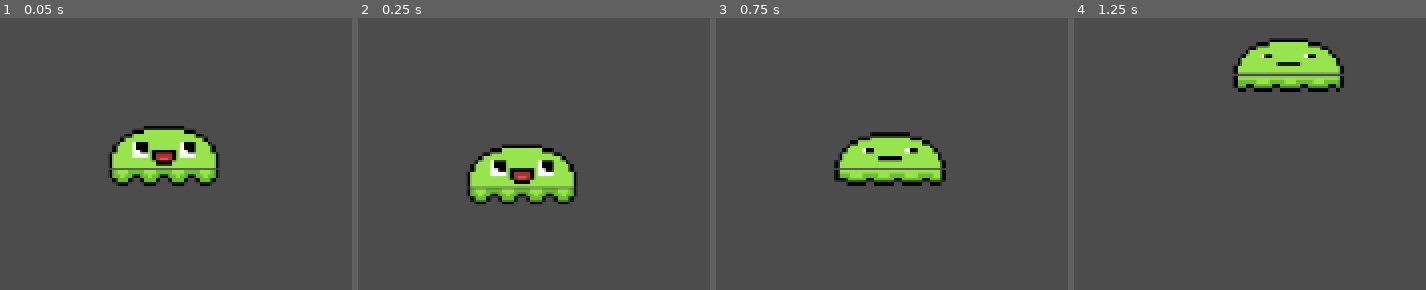
Above: before the commit, frames 1-4 (left to right).
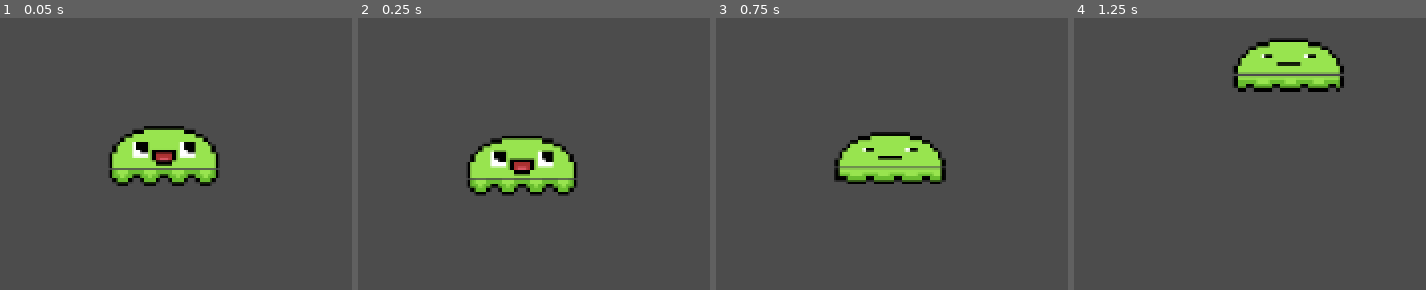
Above: after the commit, the same moments.

Repository: BrooklinJazz/GeweyTheSlime
Game: Godot game, scene res://World.tscn
Two runs of this game, one before a commit and one after it. Both use one fixed random seed, a clock stepped at 60 frames per second and the inputs below.
Inputs:
- Up to frame 1 (0.05 s): no input
- Up to frame 2 (0.25 s): no input
- Up to frame 3 (0.75 s): hold D (right) from 0.53 s (still down); hold Shift (grip) from 0.53 s (still down)
- Up to frame 4 (1.25 s): keep holding D (right); keep holding Shift (grip); tap Space (jump) at 0.77 s

Frame 1 is identical in both runs. In frame 2, 5.3% of the frame differs, in the area x 31-62%, y 43-69%; in frame 3, 1.3%; in frame 4, nothing differs.

Commit message:
added wall direction to player state

Diff:
--- a/Player/StateMachine.gd
+++ b/Player/StateMachine.gd
@@ -134,5 +134,16 @@
 		"on_ceiling": on_ceiling,
 		"on_floor": on_floor,
 		"on_wall": on_wall,
+		"on_wall_left": on_wall and wall_direction() == 'left',
+		"on_wall_right": on_wall and wall_direction() == 'right',
 		"idle": idle
 	}
+
+func wall_direction():
+	for i in range(self.character.get_slide_count()):
+		var collision = self.character.get_slide_collision(i)
+		if collision.normal.x > 0:
+			return "right"
+		elif collision.normal.x < 0:
+			return "left"
+	# return 1
--- a/World.tscn
+++ b/World.tscn
@@ -8,8 +8,8 @@
 [node name="StaticBody2D" type="StaticBody2D" parent="."]
 
 [node name="CollisionPolygon2D" type="CollisionPolygon2D" parent="StaticBody2D"]
-position = Vector2( 0, 27.3904 )
-polygon = PoolVector2Array( -382.147, 228.61, -382.147, 164.61, 254.764, 164.61, 254.764, 228.61, 891.675, 228.61, 891.675, -27.3904, 573.22, -27.3904, 573.22, 164.61, 509.529, 164.61, 509.529, -91.3904, 955.366, -91.3904, 955.366, 292.61, -382.147, 292.61 )
+position = Vector2( 0, 24 )
+polygon = PoolVector2Array( -382.147, 228.61, -382.147, 164.61, 175.151, 168, 254.764, 164.61, 254.764, 228.61, 891.675, 228.61, 891.675, -27.3904, 573.22, -27.3904, 573.22, 164.61, 509.529, 164.61, 509.529, -91.3904, 955.366, -91.3904, 955.366, 292.61, -382.147, 292.61 )
 
 [node name="Player" parent="." instance=ExtResource( 1 )]
 position = Vector2( 736.605, 247.269 )
